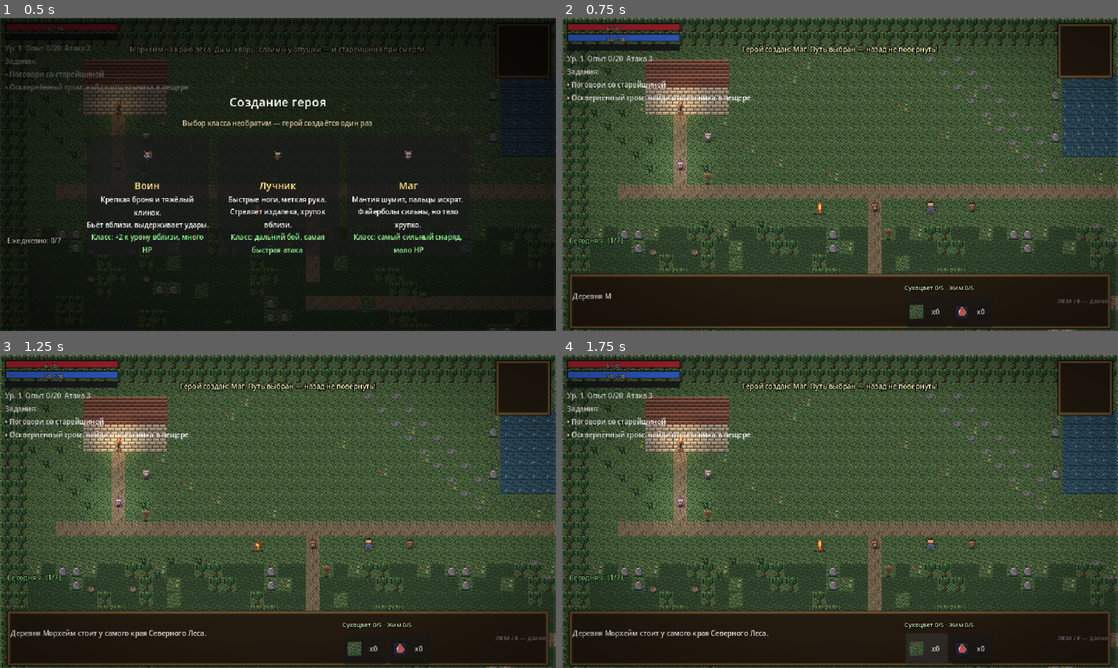
Above: before the commit, frames 1-4 (two rows, left to right).
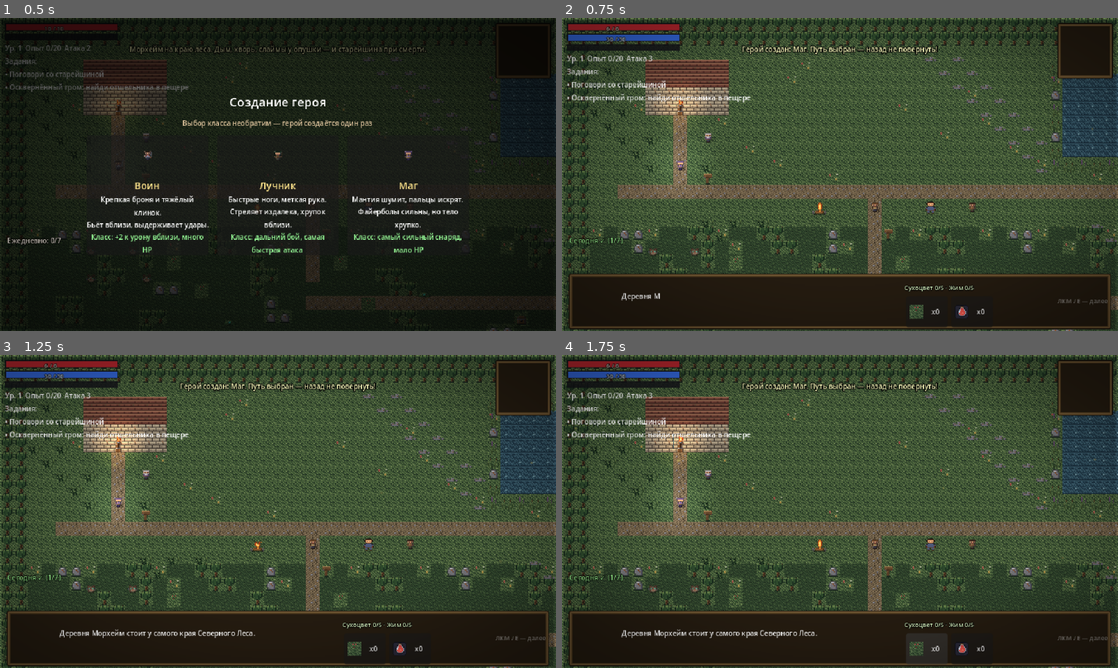
Above: after the commit, the same moments.

Repository: kgazha/shadows-of-the-northwood
Game: Godot game, scene res://scenes/main.tscn
Same seed, same stepped clock (60 frames per second), same inputs: the game is played once before the commit and once after it.
Inputs (mouse positions are in pixels of both pictures, inside the frame that each line leads up to):
- Up to frame 1 (0.5 s): no input
- Up to frame 2 (0.75 s): tap Enter (ui_accept) at 0.5 s; move the mouse to (962, 158) at 0.52 s; press the mouse at (962, 158) at 0.53 s; hold D (move_right) from 0.53 s (still down)
- Up to frame 3 (1.25 s): keep holding D (move_right); tap Enter (ui_accept) at 0.77 s
- Up to frame 4 (1.75 s): release D (move_right) at 1.25 s; release the mouse at (962, 495) at 1.25 s; click "x0" at 1.25 s

Frame 1 is identical in both runs. In frame 2, 0.2% of the frame differs, in the area x 1-18%, y 87-91%; in frame 3, 0.5%, in the area x 1-46%, y 87-91%; in frame 4, 0.5%.

Commit message:
Иконки скиллов из генерации + портрет старейшины в диалоге (LINEAR-фильтр, слот 48px фиксированный)

Diff:
--- a/pixel-rpg/scripts/hud.gd
+++ b/pixel-rpg/scripts/hud.gd
@@ -16,6 +16,15 @@
 const PORTRAIT_SIZE := 40
 # индекс портрета отшельника в portraits2.png (ассет рисует соседняя команда)
 const PORTRAITS2_INDEX := {"hermit": 0}
+# --- фичевые портреты «лица» (живописный арт, не атлас 40px) ---
+# world.gd передаёт в show_dialog() только реплики, dialog_id не приходит
+# (world.gd не правим) — ключом диалога служит поле who: в dialogues*.json все
+# реплики старейшины идут с who="elder" (ключи elder_quest/elder_progress/
+# elder_after_N и т.д.), поэтому маппинг — по префиксу ключа. Реплик
+# старейшины в intro нет (там только narr/hero) — слот скрыт. Остальные NPC в
+# словаре отсутствуют: слот просто скрыт (скелет под будущие портреты).
+const NPC_PORTRAITS := {"elder": "res://assets/portraits/elder.png"}
+const PORTRAIT_SLOT := 48  # фикс. ширина слота портрета в окне диалога, px
 
 const SLOT := 28.0  # размер слота иконки скилла
 
@@ -46,6 +55,11 @@
 var pending_ends: Array[Callable] = []
 var portraits_tex: Texture2D
 var portraits2_tex: Texture2D
+# --- фичевый портрет в окне диалога ---
+var dlg_slot: Control           # фикс. отступ текста: слот всегда в layout
+var dlg_frame: PanelContainer   # рамка в тон окна, видна только с портретом
+var dlg_tex: TextureRect        # LINEAR-холст под живой арт 96–128 px
+var npc_tex := {}               # кэш ключ -> Texture2D|null
 # --- спринт 2 ---
 var skill_icons_tex: Texture2D
 var skill_panel: PanelContainer
@@ -170,13 +184,48 @@
 	portrait.custom_minimum_size = Vector2(40, 40)
 	portrait.expand_mode = TextureRect.EXPAND_IGNORE_SIZE
 	portrait.stretch_mode = TextureRect.STRETCH_KEEP_CENTERED
+	# Слот портрета слева от текста — ФИКСИРОВАННЫЙ отступ: без портрета пуст,
+	# но свои PORTRAIT_SLOT px в layout съедает, поэтому вёрстка текста не
+	# «прыгает», когда реплика старейшины сменяет безликую. Внутри два слоя:
+	# фичевая рамка с живым артом (LINEAR) и легаси-атласный портрет 40 px.
+	dlg_slot = Control.new()
+	dlg_slot.custom_minimum_size = Vector2(PORTRAIT_SLOT, PORTRAIT_SLOT)
+	dlg_slot.mouse_filter = Control.MOUSE_FILTER_IGNORE
+	dlg_frame = PanelContainer.new()
+	# квадратная рамка 48x48 по центру слота (строка hbox выше — 56 px, FULL_RECT
+	# растягивал бы портрет по вертикали)
+	dlg_frame.set_anchors_preset(Control.PRESET_CENTER)
+	dlg_frame.offset_left = -PORTRAIT_SLOT / 2.0
+	dlg_frame.offset_top = -PORTRAIT_SLOT / 2.0
+	dlg_frame.offset_right = PORTRAIT_SLOT / 2.0
+	dlg_frame.offset_bottom = PORTRAIT_SLOT / 2.0
+	dlg_frame.mouse_filter = Control.MOUSE_FILTER_IGNORE
+	dlg_frame.visible = false
+	if ui_frame_tex != null:
+		dlg_frame.add_theme_stylebox_override("panel", _ui_frame_style(2.0))
+	dlg_tex = TextureRect.new()
+	dlg_tex.expand_mode = TextureRect.EXPAND_IGNORE_SIZE
+	dlg_tex.stretch_mode = TextureRect.STRETCH_SCALE
+	# живой (не-пиксельный) арт: сглажение вместо nearest из настроек проекта
+	dlg_tex.texture_filter = CanvasItem.TEXTURE_FILTER_LINEAR
+	dlg_tex.mouse_filter = Control.MOUSE_FILTER_IGNORE
+	dlg_frame.add_child(dlg_tex)
+	dlg_slot.add_child(dlg_frame)
+	# легаси-портрет из атласа 40 px — так же центрируется в слоте анкорами
+	# (dlg_slot — обычный Control, контейнером не растягивает)
+	portrait.set_anchors_preset(Control.PRESET_CENTER)
+	portrait.offset_left = -20.0
+	portrait.offset_top = -20.0
+	portrait.offset_right = 20.0
+	portrait.offset_bottom = 20.0
+	dlg_slot.add_child(portrait)
 	var hbox := HBoxContainer.new()
 	hbox.add_theme_constant_override("separation", 8)
 	var vb := VBoxContainer.new()
 	vb.size_flags_horizontal = Control.SIZE_EXPAND_FILL
 	vb.add_child(dname)
 	vb.add_child(dtext)
-	hbox.add_child(portrait)
+	hbox.add_child(dlg_slot)
 	hbox.add_child(vb)
 	panel.add_child(hbox)
 	var dhint := Label.new()
@@ -360,6 +409,14 @@
 	var who := String(ln.get("who", "narr"))
 	dname.text = String(NAMES.get(who, who))
 	dtext.text = String(ln.get("text", ""))
+	# фичевый портрет по ключу диалога (префиксу who) — поверх легаси-атласа
+	var tex := _npc_portrait(who)
+	dlg_frame.visible = tex != null
+	if tex != null:
+		dlg_tex.texture = tex
+		portrait.visible = false
+		_typing_reset()
+		return
 	var atlas: Texture2D = null
 	var px := -1
 	if PORTRAITS.has(who):
@@ -376,9 +433,28 @@
 		portrait.visible = true
 	else:
 		portrait.visible = false
+	_typing_reset()
+
+func _typing_reset() -> void:
 	chars_shown = 0.0
 	dtext.visible_characters = 0
 	typing = true
+
+## Кэш-загрузка фичевого портрета: who начинается с ключа словаря -> Texture2D.
+## Нет ассета/ключа — null, слот скрыт (отступ фиксирован, вёрстка не прыгает).
+func _npc_portrait(who: String) -> Texture2D:
+	for key in NPC_PORTRAITS:
+		if not who.begins_with(String(key)):
+			continue
+		if not npc_tex.has(key):
+			var path := String(NPC_PORTRAITS[key])
+			if ResourceLoader.exists(path):
+				npc_tex[key] = load(path)
+			else:
+				push_warning("Нет ассета: %s — диалог без фичевого портрета" % path)
+				npc_tex[key] = null
+		return npc_tex[key]
+	return null
 
 func is_dialog_open() -> bool:
 	return panel.visible
@@ -432,7 +508,9 @@
 		icon.position = Vector2(2, 2)
 		icon.size = Vector2(SLOT - 4.0, SLOT - 4.0)
 		icon.expand_mode = TextureRect.EXPAND_IGNORE_SIZE
-		icon.stretch_mode = TextureRect.STRETCH_SCALE  # 16 px -> 24 px, nearest из настроек проекта
+		icon.stretch_mode = TextureRect.STRETCH_SCALE  # 16 px -> 24 px
+		# живой арт вместо пиксель-перфект: сглажение поверх nearest проекта
+		icon.texture_filter = CanvasItem.TEXTURE_FILTER_LINEAR
 		icon.mouse_filter = Control.MOUSE_FILTER_STOP
 		icon.gui_input.connect(_on_skill_slot_input.bind(i))
 		sc.add_child(icon)
Binary file added: pixel-rpg/assets/portraits/elder.png
Not shown, added: pixel-rpg/assets/portraits/elder.png.import
Binary file changed: pixel-rpg/assets/skill_icons.png
